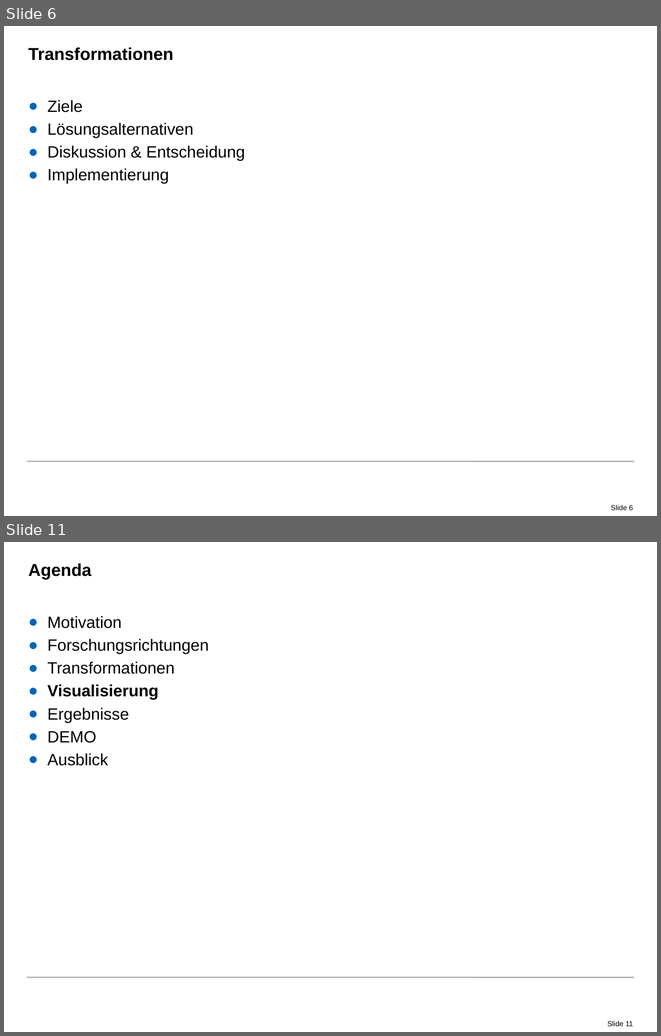
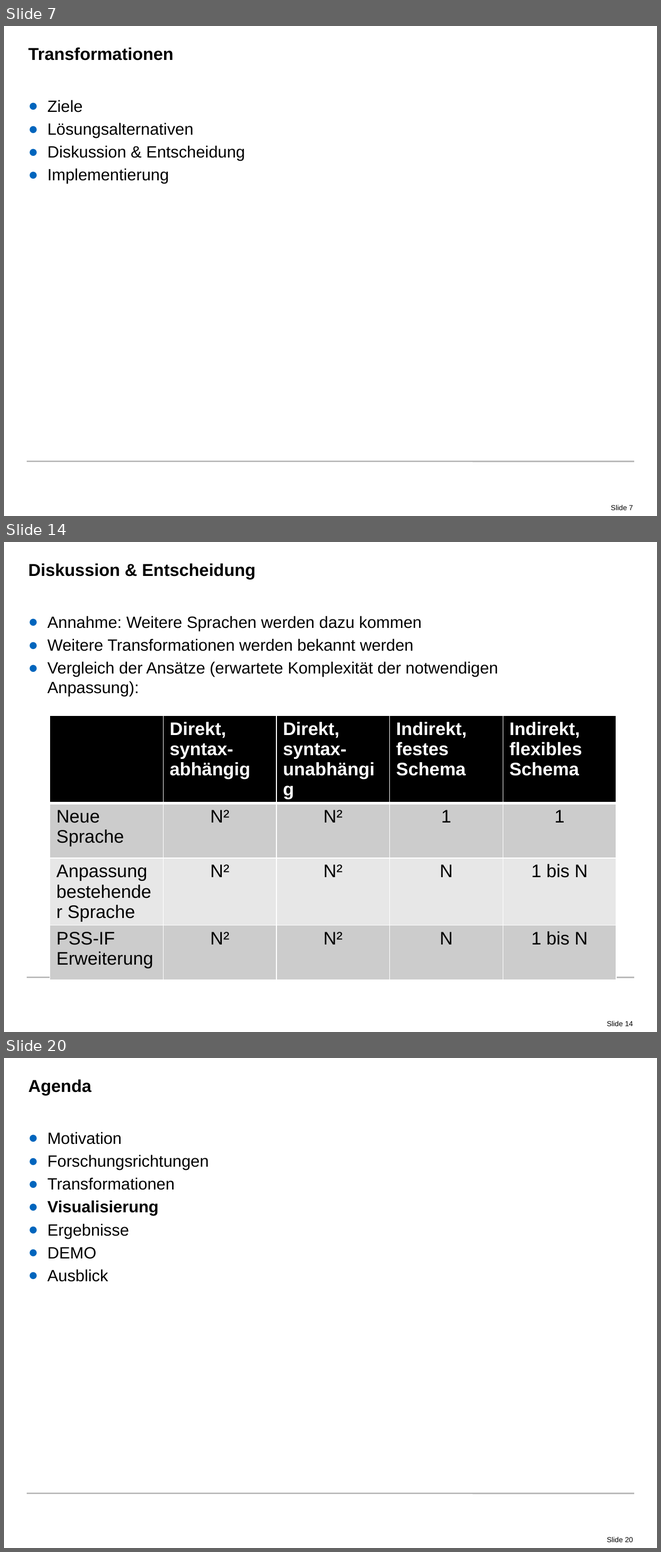
Before and after one commit to radke-tum/idp, a slide deck: pssif/doc/PSSIF.pptx. Shown one above the other, each under a label of ours: slides 6 and 11 before the commit, slides 7, 14 and 20 after it; the slides between them are not shown. The pictures are 661x1036 and 661x1552 pixels, drawn with LibreOffice and Linux fonts; fonts in the diff are those of the drawing; background and template pictures are left out. Boxes give left, top, right and bottom in pixels: in the first picture for what was removed or moved away, otherwise in the second. Text is boxed around its words. In the diff, an @@ line names an element or a change of style, - is before the commit and + after.

```diff
--- a/pssif/doc/PSSIF.pptx
+++ b/pssif/doc/PSSIF.pptx
@@ slide 14 added at <box>4,542,657,1032</box>, background #FFFFFF; not listed: 2 template elements that a slide beside it also shows @@
@@ title added at <box>28,563,255,579</box>, 19 pt, text #000000, bold @@
+Diskussion & Entscheidung
@@ text added at <box>47,616,498,696</box>, 18 pt, text #000000 @@
+● Annahme: Weitere Sprachen werden dazu kommen
+● Weitere Transformationen werden bekannt werden
+● Vergleich der Ansätze (erwartete Komplexität der notwendigen Anpassung):
@@ table added at <box>50,716,615,970</box>, 4 rows, 5 columns @@
+ | Direkt, syntax-abhängig | Direkt, syntax-unabhängig | Indirekt, / festes Schema | Indirekt, / flexibles Schema
+Neue Sprache | N² | N² | 1 | 1
+Anpassung bestehender Sprache | N² | N² | N | 1 bis N
+PSS-IF Erweiterung | N² | N² | N | 1 bis N
@@ what was slide 6 is now slide 7 @@
@@ page number at <box>611,505,633,510</box>: text changed @@
-Slide 6
+Slide 7
@@ what was slide 11 is now slide 20 @@
@@ page number at <box>607,1537,633,1542</box>: text changed @@
-Slide 11
+Slide 20
```
Also in this commit, not shown: 2 slides changed, 12 other slides added, 4 slides removed, 7 other files.
